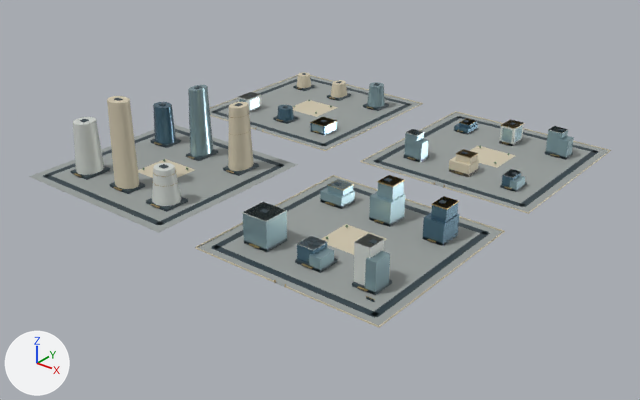
One commit to the glTF model web/public/assets/3d/ampliworld/GC-CITY-2030/GC-TILE-11-17.glb: the scene before it, then after it.
Before and after are seen from a 50 mm lens placed at (1921.0, -3178.0, 649.0), pointed at (1025.0, -2058.0, -45.0). Lighting does not change. The marker at lower left points along +X, +Y and +Z. The older version comes first. Where no turn or scale is listed for an object, it has been applied to the vertices. Vertices at exactly the same position are counted once.

Script lines for the objects in view, before the commit:
```python
ob_gc_tile_11_17_blue = bpy.data.objects.new('GC-TILE-11-17-blue', me_mesh_8)
ob_gc_tile_11_17_blue.location = (0.0, 0.0, 0.0)
ob_gc_tile_11_17_dark = bpy.data.objects.new('GC-TILE-11-17-dark', me_mesh_1)
ob_gc_tile_11_17_dark.location = (0.0, 0.0, 0.0)
ob_gc_tile_11_17_glass = bpy.data.objects.new('GC-TILE-11-17-glass', me_mesh_6)
ob_gc_tile_11_17_glass.location = (0.0, 0.0, 0.0)
ob_gc_tile_11_17_gold = bpy.data.objects.new('GC-TILE-11-17-gold', me_mesh_5)
ob_gc_tile_11_17_gold.location = (0.0, 0.0, 0.0)
ob_gc_tile_11_17_ivory = bpy.data.objects.new('GC-TILE-11-17-ivory', me_mesh_2)
ob_gc_tile_11_17_ivory.location = (0.0, 0.0, 0.0)
ob_gc_tile_11_17_paving = bpy.data.objects.new('GC-TILE-11-17-paving', me_mesh_0)
ob_gc_tile_11_17_paving.location = (0.0, 0.0, 0.0)
ob_gc_tile_11_17_white = bpy.data.objects.new('GC-TILE-11-17-white', me_mesh_7)
ob_gc_tile_11_17_white.location = (0.0, 0.0, 0.0)
```
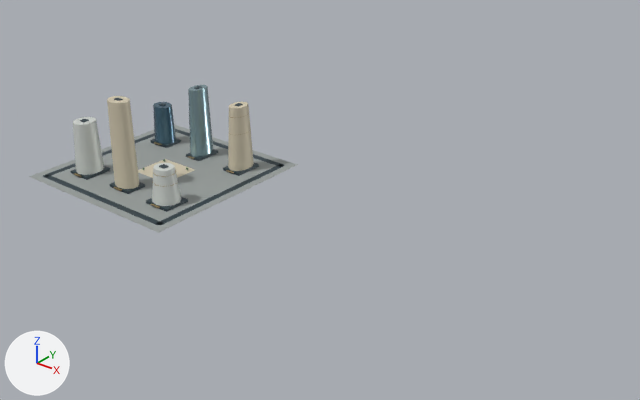
Where the change shows, as pixel boxes (x1, y1, x2, y2) in the pictures (640 x 400 px):
'GC-TILE-11-17-paving', reshaped (54% narrower, 57% shorter): before (29, 76, 609, 326); after (29, 125, 297, 233)
'GC-TILE-11-17-glass', reshaped (93% narrower, 66% shorter): before (188, 82, 574, 295); after (188, 85, 214, 157)
'GC-TILE-11-17-ivory', reshaped (71% narrower, 63% shorter): before (107, 72, 611, 328); after (107, 96, 254, 189)
'GC-TILE-11-17-dark', reshaped (56% narrower, 43% shorter): before (42, 73, 598, 318); after (42, 86, 284, 225)
'GC-TILE-11-17-white', reshaped (78% narrower, 54% shorter): before (73, 92, 568, 286); after (73, 117, 181, 206)
'GC-TILE-11-17-blue', reshaped (93% narrower, 73% shorter): before (153, 102, 521, 263); after (153, 102, 176, 144)
'GC-TILE-11-17-gold', reshaped: before (75, 87, 559, 300); after (75, 113, 249, 208)
part 1 of me_mesh_0, deleted: before (210, 76, 421, 150)
part 2 of me_mesh_0, deleted: before (363, 112, 609, 212)
part 3 of me_mesh_0, deleted: before (198, 176, 502, 326)
part 4 of me_mesh_1, deleted: before (211, 73, 598, 318)
part 5 of me_mesh_2, deleted: before (195, 72, 611, 328)
part 6 of me_mesh_8, deleted: before (277, 105, 521, 263)
part 7 of me_mesh_5, deleted: before (249, 87, 559, 300)
part 8 of me_mesh_6, deleted: before (239, 82, 574, 295)
part 9 of me_mesh_7, deleted: before (238, 92, 568, 286)

The change, as a diff of the scene's bpy script:
```diff
--- a/web/public/assets/3d/ampliworld/GC-CITY-2030/GC-TILE-11-17.glb.py
+++ b/web/public/assets/3d/ampliworld/GC-CITY-2030/GC-TILE-11-17.glb.py
@@ me_mesh_0 @@
 # used by ob_gc_tile_11_17_paving; location = (0.0, 0.0, 0.0)
-me_mesh_0.from_pydata(...)  # 32 vertices, 48 faces; spans x 621.0..1379.0, y -2379.0..-1621.0, z 0.0
+me_mesh_0.from_pydata(...)  # 8 vertices, 12 faces; spans x 621.0..959.0, y -2379.0..-2041.0, z 0.0
+# me_mesh_0 part 1: the loose piece of 8 vertices spanning x 621.0..959.0, y -1959.0..-1621.0, z 0.0 is deleted
+# me_mesh_0 part 2: the loose piece of 8 vertices spanning x 1041.0..1379.0, y -1959.0..-1621.0, z 0.0 is deleted
+# me_mesh_0 part 3: the loose piece of 8 vertices spanning x 1041.0..1379.0, y -2379.0..-2041.0, z 0.0 is deleted
 me_mesh_0.materials.append(mat_paving)
@@ me_mesh_1 @@
 # used by ob_gc_tile_11_17_dark; location = (0.0, 0.0, 0.0)
-me_mesh_1.from_pydata(...)  # 520 vertices, 780 faces; spans x 636.0..1364.0, y -2364.0..-1636.0, z 0.0..160.0
+me_mesh_1.from_pydata(...)  # 128 vertices, 192 faces; spans x 636.0..944.0, y -2364.0..-2056.0, z 0.0..160.0
+# me_mesh_1 part 4: 49 loose pieces with 392 vertices, spanning x 636.0..1364.0, y -2364.0..-1636.0, z 0.0..69.0, are deleted
 me_mesh_1.materials.append(mat_dark)
@@ me_mesh_2 @@
 # used by ob_gc_tile_11_17_ivory; location = (0.0, 0.0, 0.0)
-me_mesh_2.from_pydata(...)  # 256 vertices, 412 faces; spans x 620.0..1380.0, y -2380.0..-1620.0, z 0.0..159.0
+me_mesh_2.from_pydata(...)  # 52 vertices, 92 faces; spans x 750.0..908.0, y -2317.0..-2092.0, z 0.0..159.0
+# me_mesh_2 part 5: 22 loose pieces with 204 vertices, spanning x 620.0..1380.0, y -2380.0..-1620.0, z 0.0..35.0, are deleted
 me_mesh_2.materials.append(mat_ivory)
@@ me_mesh_5 @@
 # used by ob_gc_tile_11_17_gold; location = (0.0, 0.0, 0.0)
-me_mesh_5.from_pydata(...)  # 1036 vertices, 1764 faces; spans x 670.0..1339.0, y -2380.0..-1678.0, z 0.0..137.0
+me_mesh_5.from_pydata(...)  # 444 vertices, 792 faces; spans x 670.0..912.0, y -2328.0..-2093.0, z 4.0..137.0
+# me_mesh_5 part 7: 53 loose pieces with 592 vertices, spanning x 675.0..1339.0, y -2380.0..-1678.0, z 0.0..68.0, are deleted
 me_mesh_5.materials.append(mat_gold)
@@ me_mesh_6 @@
 # used by ob_gc_tile_11_17_glass; location = (0.0, 0.0, 0.0)
-me_mesh_6.from_pydata(...)  # 268 vertices, 416 faces; spans x 676.0..1331.0, y -2321.0..-1678.0, z 0.0..132.0
+me_mesh_6.from_pydata(...)  # 22 vertices, 40 faces; spans x 774.0..806.0, y -2143.0..-2093.0, z 5.0..132.0
+# me_mesh_6 part 8: 29 loose pieces with 246 vertices, spanning x 676.0..1331.0, y -2321.0..-1678.0, z 0.0..68.0, are deleted
 me_mesh_6.materials.append(mat_glass)
@@ me_mesh_7 @@
 # used by ob_gc_tile_11_17_white; location = (0.0, 0.0, 0.0)
-me_mesh_7.from_pydata(...)  # 124 vertices, 200 faces; spans x 669.0..1317.0, y -2324.0..-1679.0, z 0.0..98.0
+me_mesh_7.from_pydata(...)  # 44 vertices, 80 faces; spans x 669.0..914.0, y -2324.0..-2272.0, z 5.0..98.0
+# me_mesh_7 part 9: 10 loose pieces with 80 vertices, spanning x 675.0..1317.0, y -2322.0..-1679.0, z 0.0..68.0, are deleted
 me_mesh_7.materials.append(mat_white)
@@ me_mesh_8 @@
 # used by ob_gc_tile_11_17_blue; location = (0.0, 0.0, 0.0)
-me_mesh_8.from_pydata(...)  # 100 vertices, 164 faces; spans x 669.0..1328.0, y -2314.0..-1679.0, z 0.0..77.0
+me_mesh_8.from_pydata(...)  # 22 vertices, 40 faces; spans x 669.0..711.0, y -2137.0..-2099.0, z 5.0..77.0
+# me_mesh_8 part 6: 8 loose pieces with 78 vertices, spanning x 772.0..1328.0, y -2314.0..-1679.0, z 0.0..60.0, are deleted
 me_mesh_8.materials.append(mat_blue)
```
